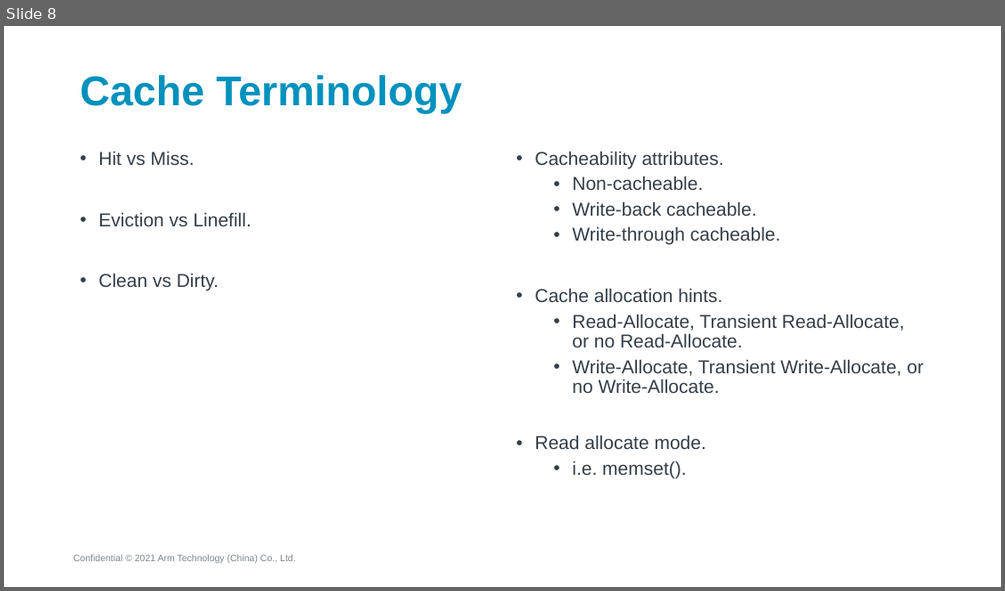
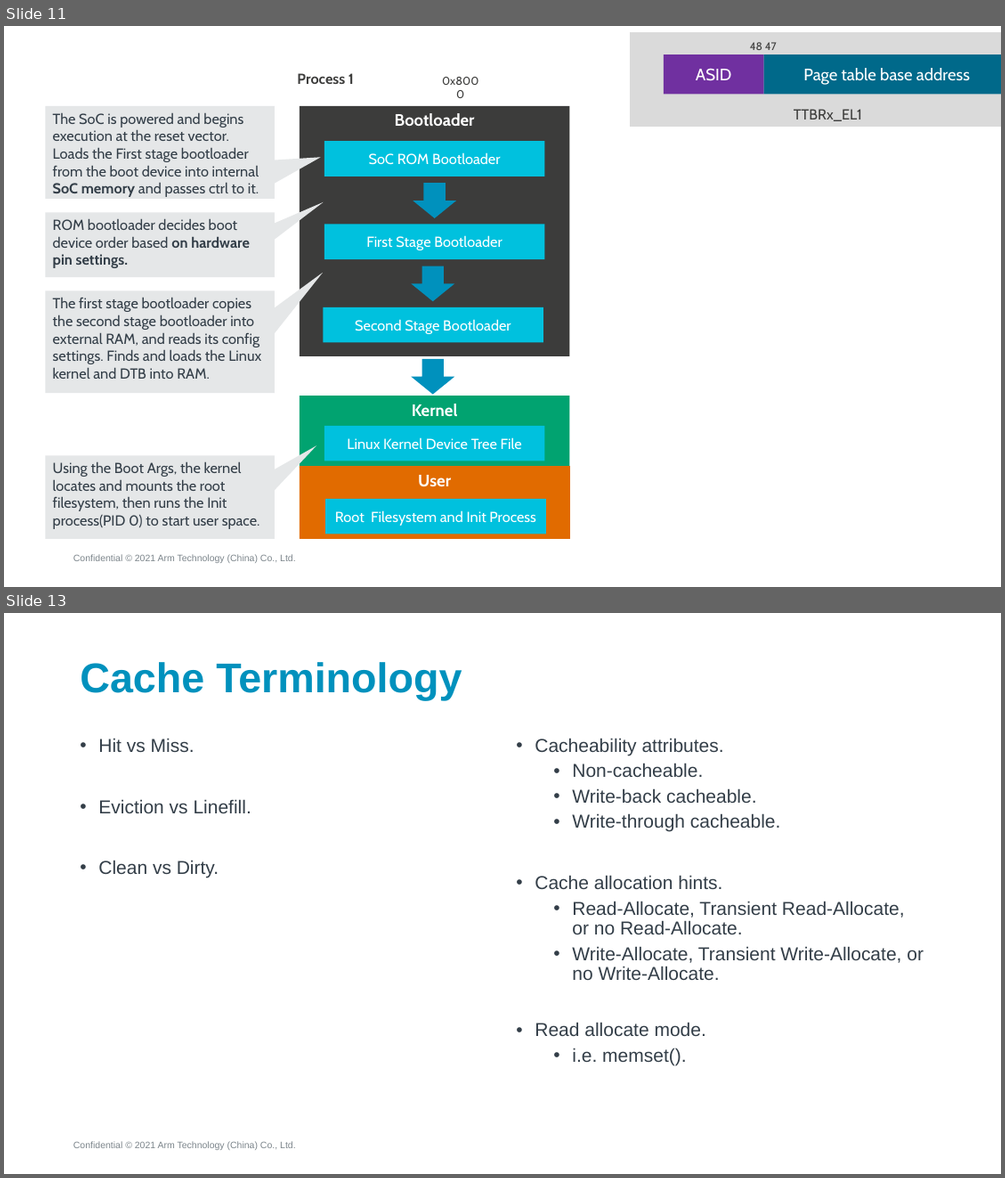
Before and after one commit to carloscn/doclib, a slide deck: ppt/arm/Cache_and_data_coherency_V02.pptx. Shown one above the other, each under a label of ours: slide 8 before the commit, slides 11 and 13 after it; the slides between them are not shown. The pictures are 1005x591 and 1005x1178 pixels, drawn with LibreOffice and Linux fonts; fonts in the diff are those of the drawing; background and template pictures are left out. Boxes give left, top, right and bottom in pixels: in the first picture for what was removed or moved away, otherwise in the second. Text is boxed around its words. In the diff, an @@ line names an element or a change of style, - is before the commit and + after.

```diff
--- a/ppt/arm/Cache_and_data_coherency_V02.pptx
+++ b/ppt/arm/Cache_and_data_coherency_V02.pptx
@@ slide 11 added at [4, 26, 1001, 587], background #FFFFFF; not listed: 1 template element that a slide beside it also shows @@
@@ rectangle added at [631, 33, 1001, 127], fill #DADADA, outline #DADADA 1 pt, 14 pt, text #3C3C3B @@
+TTBRx_EL1
@@ text added at [750, 42, 777, 50], 10.5 pt, text #3C3C3B @@
+48 47
@@ text added at [954, 36, 1001, 57], 10.5 pt, text #3C3C3B @@
+0
@@ text added at [297, 73, 354, 84], 14 pt, text #3C3C3B, bold @@
+Process 1
@@ text added at [435, 70, 486, 91], 11 pt, text #3C3C3B @@
+0x8000
@@ rectangle added at [663, 54, 764, 94], fill #7030A0, 16 pt, text #FFFFFF @@
+ASID
@@ rectangle added at [764, 54, 1001, 94], fill #00698A, 16 pt, text #FFFFFF @@
+Page table base address
@@ speech box added at [45, 106, 275, 199], fill #E5E7E8, 14 pt, text #333E48 @@
+The SoC is powered and begins execution at the reset vector. Loads the First stage bootloader from the boot device into internal SoC memory and passes ctrl to it.
@@ rectangle added at [299, 106, 569, 356], fill #3C3C3B, 16 pt, text #FFFFFF, bold @@
+Bootloader
@@ rectangle added at [324, 141, 544, 176], fill #00C1DE, 14 pt, text #FFFFFF @@
+SoC ROM Bootloader
@@ down arrow added at [413, 183, 456, 218], fill #0091BD @@
@@ speech box added at [45, 212, 275, 277], fill #E5E7E8, 14 pt, text #333E48 @@
+ROM bootloader decides boot device order based on hardware pin settings.
@@ rectangle added at [324, 224, 544, 259], fill #00C1DE, 14 pt, text #FFFFFF @@
+First Stage Bootloader
@@ speech box added at [45, 290, 275, 394], fill #E5E7E8, 14 pt, text #333E48 @@
+The first stage bootloader copies the second stage bootloader into external RAM, and reads its config settings. Finds and loads the Linux kernel and DTB into RAM.
@@ down arrow added at [411, 266, 454, 301], fill #0091BD @@
@@ rectangle added at [324, 307, 544, 342], fill #00C1DE, 14 pt, text #FFFFFF @@
+Second Stage Bootloader
@@ down arrow added at [411, 359, 454, 394], fill #0091BD @@
@@ rectangle added at [299, 395, 569, 467], fill #01A370, 16 pt, text #FFFFFF, bold @@
+Kernel
@@ rectangle added at [324, 426, 544, 460], fill #00C1DE, 14 pt, text #FFFFFF @@
+Linux Kernel Device Tree File
@@ speech box added at [45, 455, 275, 539], fill #E5E7E8, 14 pt, text #333E48 @@
+Using the Boot Args, the kernel locates and mounts the root filesystem, then runs the Init process(PID 0) to start user space.
@@ rectangle added at [299, 467, 569, 539], fill #E16B00, outline #E16B00 0.5 pt, 16 pt, text #FFFFFF, bold @@
+User
@@ rectangle added at [325, 499, 546, 534], fill #00C1DE, 14 pt, text #FFFFFF @@
+Root Filesystem and Init Process
@@ what was slide 8 is now slide 13 @@
```
Also in this commit, not shown: 4 other slides added, 2 other files.
